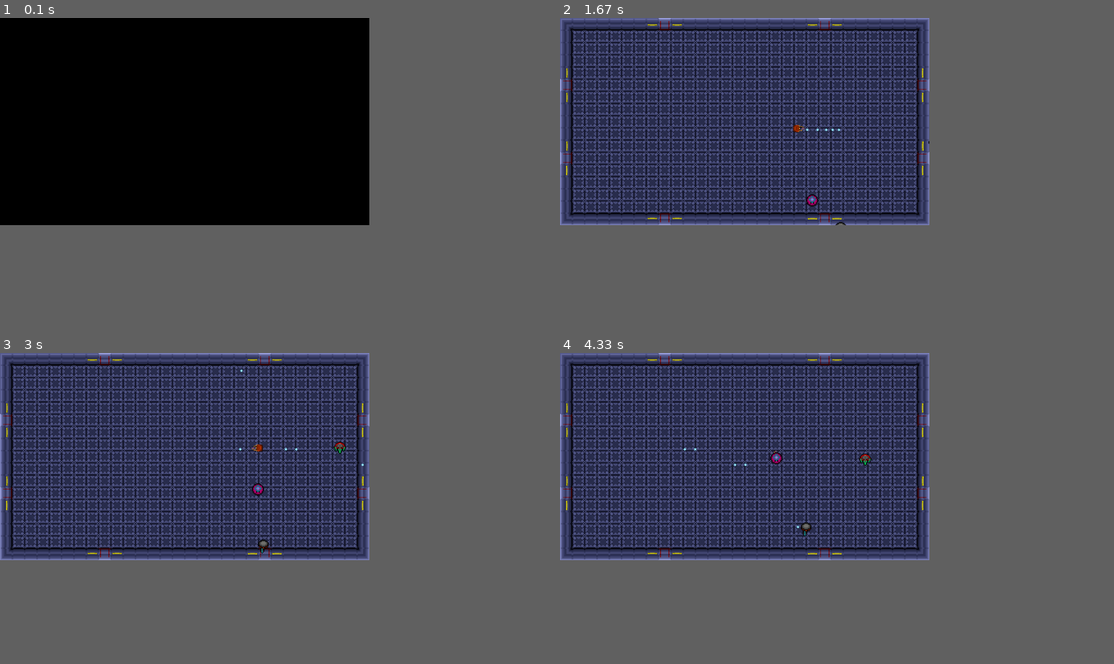
Above: before the commit, frames 1-4 (two rows, left to right).
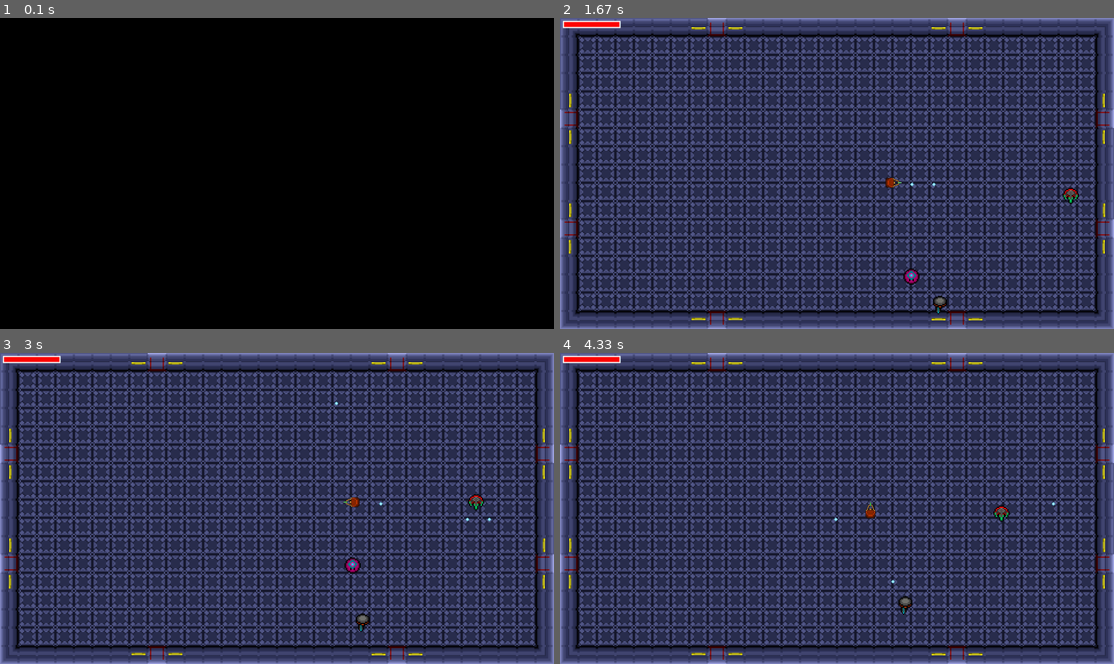
Above: after the commit, the same moments.

Repository: Jay-J-Williams/iTeamA3
Game: pygame game, started from Pygame_GroupProject/SolusMiles.py
Same seed, same stepped clock (60 frames per second), same inputs: the game is played once before the commit and once after it.
Inputs (mouse positions are in pixels of both pictures, inside the frame that each line leads up to):
- Up to frame 1 (0.1 s): no input
- Up to frame 2 (1.67 s): tap R at 0.33 s; hold Space 0.67-1.13 s; hold D 0.67-1.13 s; hold D 1.17-1.63 s; tap Space at 1.23, 1.53 s
- Up to frame 3 (3 s): hold W 1.67-1.97 s; tap Space at 1.73, 2.4, 2.7, 2.9 s; press the mouse at (249, 589) at 2.03 s; move the mouse to (265, 564) at 2.13 s; release the mouse at (282, 542) at 2.27 s; hold D 2.33-2.8 s; hold A from 2.83 s (still down)
- Up to frame 4 (4.33 s): tap Space at 3.2, 3.47, 3.8, 4.1, 4.23 s; release A at 3.37 s; hold S 3.4-3.7 s; hold A 3.73-4.13 s; hold W from 4.17 s (still down)
The window is 600x337 before the commit and 900x506 after it. Grey fills any space a smaller window leaves; there, only what the larger window draws over its background counts as a difference.

The runs differ from the first frame. In frame 1, only the window size differs. In frame 2, 57% of the frame differs, in the area x 0-100%, y 0-100%; in frame 3, 57%; in frame 4, 57%.

Commit message:
Added collision

Diff:
--- a/Pygame_GroupProject/SolusMiles.py
+++ b/Pygame_GroupProject/SolusMiles.py
@@ -25,7 +25,7 @@
     def __init__(self):
         pygame.init()
 
-        self.Width = 1280
+        self.Width = 1920
         #Either 1280 or 1920
         #------------------------------------------------------
         if self.Width == 1280:
@@ -55,7 +55,7 @@
         room = "Pygame_GroupProject\Assets\Room\Room.png"
         Room(room, self.Width, self.Height)
         global player
-        player = GameManager.create_player(smg)
+        player = GameManager.create_player(pistol)
         global shield
         shield = GameManager.create_shield(False)
         global turret
@@ -90,12 +90,13 @@
         player.Update()
         GameManager.update_aliens()
         Bullet.update_bullets()
-        hud.update_healthbar()
         GameManager.manage_rounds()
 
         background.draw(self.display_surface)
         entities.draw(self.display_surface)
+        aliens.draw(self.display_surface)
         bullets.draw(self.display_surface)
+        hud.update_healthbar()
 
         pygame.display.update()
         self.clock.tick(self.FPS)
@@ -179,7 +180,7 @@
     def Movement(self):
         keys = pygame.key.get_pressed()
         max_move = self.size * 2
-
+        #------------------------------------------------------
         if keys[pygame.K_a] and self.pos_x > self.size:
             self.char.kill()
             self.char = ImageTransformer(self.org_image, 270)
@@ -211,7 +212,6 @@
     def Shoot(self):
         keys = pygame.key.get_pressed()
         mouse_clicks = pygame.mouse.get_pressed()
-
         #------------------------------------------------------
         if self.cooldown >= 100:
             if (keys[pygame.K_SPACE] or mouse_clicks[0]): # [0] = Left Click
@@ -271,17 +271,25 @@
         elif self.direction == "left":
             self.x -= self.speed
     #------------------------------------------------------
-    def Collision(self):
-        if len(GameManager.aliens_alive) > 0:
-            i = 0
-            while(i < len(GameManager.aliens_alive)):
-                  print(self.x)
-                  if self.x == GameManager.aliens_alive[i].pos_x and self.y == GameManager.aliens_alive[i].pos_y:
-                     GameManager.aliens_alive[i].health -= player.weapon.damage
-                     self.char.kill()
-                     del(self)
-                     print("It's Aliiiiiiive! ...wait")
-                  i += 1
+    #def Collision(self):
+        #if len(GameManager.aliens_alive) > 0:
+        #    i = 0
+        #    while(i < len(GameManager.aliens_alive)):
+        #          print(self.x)
+        #          if self.x == GameManager.aliens_alive[i].pos_x and self.y == GameManager.aliens_alive[i].pos_y:
+        #             GameManager.aliens_alive[i].health -= player.weapon.damage
+        #             self.char.kill()
+        #             del(self)
+        #             print("It's Aliiiiiiive! ...wait")
+        #          i += 1
+
+    def Collide(self):
+        hit = pygame.sprite.spritecollide(self.char, aliens, False)
+
+        if hit:
+            self.char.kill()
+            del(self)
+            print("Something happened")
 
     @staticmethod
     def update_bullets():
@@ -291,6 +299,7 @@
                 Bulls[i].char.kill()
                 Bulls[i].char = ImageTransformer(Bulls[i].org_image, 0)
                 Bulls[i].char = Bulls[i].char.ReturnImage((Bulls[i].x, Bulls[i].y), Bulls[i].group, Bulls[i].size)
+                #Bulls[i].Collide()
                 #------------------------------------------------------
                 if Bulls[i].x > game.Tilesize * 29 or Bulls[i].x < game.Tilesize:
                     Bulls[i].char.kill()
@@ -302,7 +311,6 @@
                 #------------------------------------------------------
                 else:
                     Bulls[i].Move()
-                    #Bulls[i].Collision()
                 #------------------------------------------------------
                 i+= 1
 #--------------------------------------------------------------------------------------------------------
@@ -330,6 +338,14 @@
             self.spawn_rate = list(range(starting_point, end_point))
         last_aliens_spawn_rate = self.spawn_rate
         return last_aliens_spawn_rate
+
+    def Collide(self):
+        hit = pygame.sprite.spritecollide(self.char, bullets, False)
+
+        if hit:
+            hit[0].kill()
+            del(hit[0])
+            self.health -= player.weapon.damage
 
     @staticmethod
     def random_spawn():
@@ -558,7 +574,7 @@
                 GameManager.aliens_alive.append(alien)
                 print(GameManager.aliens_alive[i - 1].pos_x, GameManager.aliens_alive[i - 1].pos_y)
                 del(alien)
-                print(GameManager.aliens_alive[i - 1])
+                print(GameManager.aliens_alive[i - 1].__str__)
                 i+= 1
             #GameManager.remove_alien("Shield2")
             print("\n")
@@ -584,6 +600,7 @@
             #GameManager.aliens_alive[i].exit_door()
             #if GameManager.aliens_alive[i].can_move == True:
             GameManager.aliens_alive[i].move()
+            GameManager.aliens_alive[i].Collide()
             if GameManager.aliens_alive[i].health < 1:
                 GameManager.remove_alien(GameManager.aliens_alive[i].name)
             i += 1
@@ -592,37 +609,37 @@
 #parameters - (health, speed, damage, pos_x, pos_y, target, spawn_rate, image, groups, game width, game height)
     @staticmethod
     def create_shield(showing):
-        shield = Aliens("Shield", 200, 2, 20, 100, 100, player, 25, "Pygame_GroupProject\Assets\Aliens\\Normal\Shield_Armour.png", [entities], showing)
+        shield = Aliens("Shield", 200, 2, 20, 100, 100, player, 25, "Pygame_GroupProject\Assets\Aliens\\Normal\Shield_Armour.png", [aliens], showing)
         shield.convert_spawn_rate(True, None)
         return shield
 
     @staticmethod
     def create_turret(showing):
-        turret = Aliens("Turret", 200, 1, 15, 200, 200, player, 10, "Pygame_GroupProject\Assets\Aliens\\Normal\Turret.png", [entities], showing)
+        turret = Aliens("Turret", 200, 1, 15, 200, 200, player, 10, "Pygame_GroupProject\Assets\Aliens\\Normal\Turret.png", [aliens], showing)
         turret.convert_spawn_rate(False, shield.spawn_rate)
         return turret
 
     @staticmethod
     def create_armoured_wing(showing):
-        armoured_wing = Aliens("Armoured-wing", 150, 3, 30, 300, 300, player, 15, "Pygame_GroupProject\Assets\Aliens\\Normal\Armoured_Wing.png", [entities], showing)
+        armoured_wing = Aliens("Armoured-wing", 150, 3, 30, 300, 300, player, 15, "Pygame_GroupProject\Assets\Aliens\\Normal\Armoured_Wing.png", [aliens], showing)
         armoured_wing.convert_spawn_rate(False, turret.spawn_rate)
         return armoured_wing
 
     @staticmethod
     def create_bomber(showing):
-        bomber = Aliens("Bomber", 30, 4, 100, 400, 400, player, 10, "Pygame_GroupProject\Assets\Aliens\\Normal\Bomber.png", [entities], showing)
+        bomber = Aliens("Bomber", 30, 4, 100, 400, 400, player, 10, "Pygame_GroupProject\Assets\Aliens\\Normal\Bomber.png", [aliens], showing)
         bomber.convert_spawn_rate(False, armoured_wing.spawn_rate)
         return bomber
 
     @staticmethod
     def create_mosquito(showing):
-        mosquito = Aliens("Mosquito", 50, 4, 50, 500, 500, player, 25, "Pygame_GroupProject\Assets\Aliens\\Normal\Mosquito.png", [entities], showing)
+        mosquito = Aliens("Mosquito", 50, 4, 50, 500, 500, player, 25, "Pygame_GroupProject\Assets\Aliens\\Normal\Mosquito.png", [aliens], showing)
         mosquito.convert_spawn_rate(False, bomber.spawn_rate)
         return mosquito
 
     @staticmethod
     def create_sniper(showing):
-        sniper = Aliens("Sniper", 40, 1.5, 75, 600, 600, player, 15, "Pygame_GroupProject\Assets\Aliens\\Normal\Sniper.png", [entities], showing)
+        sniper = Aliens("Sniper", 40, 1.5, 75, 600, 600, player, 15, "Pygame_GroupProject\Assets\Aliens\\Normal\Sniper.png", [aliens], showing)
         sniper.convert_spawn_rate(False, mosquito.spawn_rate)
         return sniper
 
@@ -649,9 +666,9 @@
         return player
 #----------------------------------------------------------------------------------------------------
 pistol = Weapon(20, 3, 30)
-shotgun = Weapon(200, 1, 10)
-smg = Weapon(15, 10, 20)
-rifle = Weapon(25, 5, 50)
+shotgun = Weapon(150, 1, 10)
+smg = Weapon(10, 10, 20)
+rifle = Weapon(20, 5, 50)
 
 game = Game()
 game.Create_Map()
